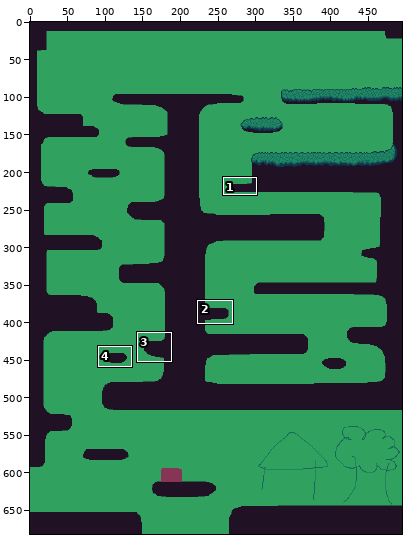
Two versions of one pixel-art file, lucyd dreams assets/jogo/Caverna/conexao2/conexao2_caverna.aseprite. Above: a wide view before the commit, with the close-up outlined.
Close-up. First the earlier version:
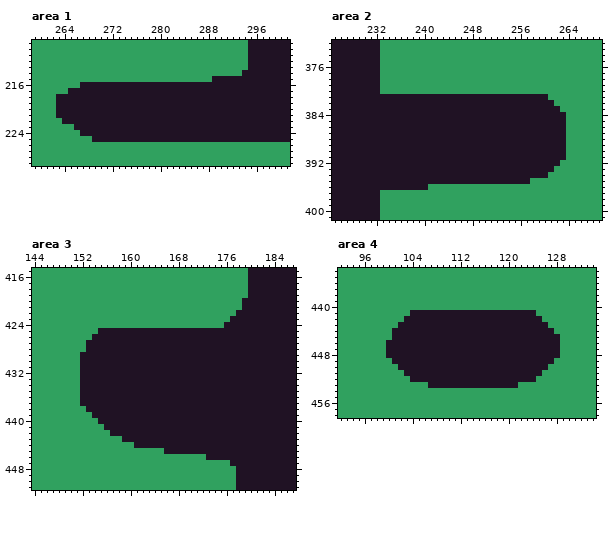
495x682 pixels, 1 frame. Shown: area 1: x 259..301, y 209..229; area 2: x 225..269, y 372..401; area 3: x 144..187, y 415..451; area 4: x 92..134, y 434..458. The commit also changed other parts of the picture, which this record leaves out.
Once edited:
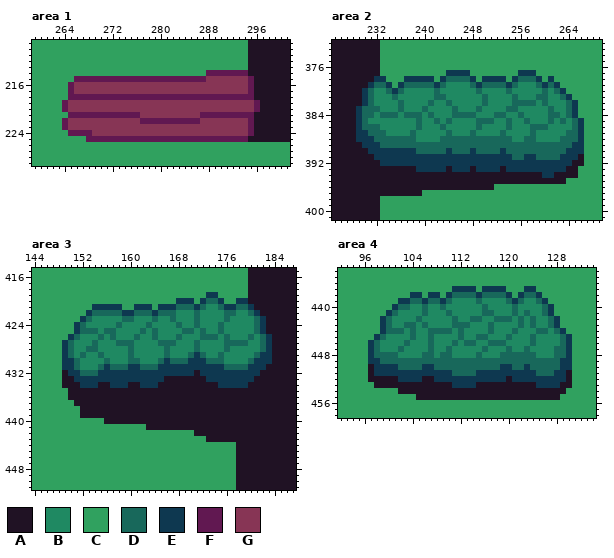
Palette (. is transparent): A #201224  B #1f8962  C #30a15f  D #18685b  E #0e3850  F #611851  G #873555
From old to new:
layer "Plataformas" added
layer "personagem" removed
Changed rows in their new state; - is an unchanged pixel.
Area 1:
first column x 263:
214 -------------------------FFFFFFF--
215 ---FFFFFFFFFFFFFFFFFFFFFFGGGGGGGF-
216 --FGGGGGGGGGGGGGGGGGGGGGGGGGGGGGF-
217 --FGGGGGGGGGGGGGGGGGGGGGGGGGGGGGF-
218 CCFFFFFFFFFFFFFFFFFFFFFFFFFFFFFFF-
219 CFGGGGGGGGGGGGGGGGGGGGGGGGGGGGGGGF
220 CFGGGGGGGGGGGGGGGGGGGGGGGGGGGGGGGF
221 CCFFFFFFFFFFFFGGGGGGGGGGFFFFFFFFF-
222 -FGGGGGGGGGGGGFFFFFFFFFFGGGGGGGGF-
223 -FGGGGGGGGGGGGGGGGGGGGGGGGGGGGGGF-
224 --FFFFGGGGGGGGGGGGGGGGGGGGGGGGGGF-
225 -----FFFFFFFFFFFFFFFFFFFFFFFFFFF--
Area 2, layer "Plataformas":
first column x 229:
377 ---------------EEEE--------EEE--------
378 ---EE---EEEEE-EDDDDE-EEEE-EDDDE-E-----
379 --EDDE-EDDDDDEDBBBBDEDDDDEDBBBDEDE----
380 -EDBBDEDBBBBBDBBBBBBDBBBBDBBBBBDBDE---
381 -EDBBBDBBBBBBDDBBBBBBDBBBBDBBBDDBBDE--
382 -EDBBBBDBBBBDBBDBBBBBDBBBBDDDDBDBBBDE-
383 EDDDBBBDBBBDBBBBDBBBDBBBBDDBBBBBDBBDE-
384 EDDBDDDBDDDBDBBBDDDDBBBDDBBDBBBBDDBDE-
385 EDBBBBBBBBDBBDBDBBBBDDDBBDBBDBBBDBDBDE
386 EDDDBBBBBBDBBBDBBBBBDBBBBDBBBDDDBBBBDE
387 EEDDDBBBBDBBBBBDBBBDBBBBDBBBBDBBBBBDDE
388 EEEDDDDDDDBBBBDDDDDDDDDDDDBBDDBBBBDDDE
389 -EEEDDDDDDDDDDDDDDDDDDDDDDDDDDDDDDDDEE
390 --EEEEEEEEDDDDDEDDDEDDDDEDDDDDDDDDDEEE
391 ---EEEEEEEEEEEEEEEEEEEEEEEDDEEDDDDEEEA
392 ----EEEEEEEEEEEEEEEEEEEEEEEEEEEEEEEEAA
393 ----------EEEEE-EEE-EEEE-EEEEEEEEEEAA-
394 -------------------------------EEAAAA-
395 -----------------------------AAAAAA---
396 ------------AAAAAAAAAAA---------------
397 ----AAAAAAA---------------------------
Area 3:
first column x 149:
419 ------------------------EE---------
420 -------------------EEE-EDDE--EE----
421 -----EEEEE--EEE-EEEDDDEDBBDEEDDE---
422 ----EDDDDDEEDDDEDDDBBBDBBBBDDBBDE--
423 ---EDBBBBBDDBBBDBBDBBBDBBBBDBBBBDE-
424 --EDBBBBBDBBBBDBBBBDBBDBBBDBBBBBDE-
425 --EDDDBDDBBBBDBDBBBBDDBDBBDBBBBBDE-
426 -EDBBBDBDBBBDBBDBBBDBBBDDDBDBBBDBDE
427 EDBBBDBBBDDDBBBBDDDBBBDBBBBDDDDBBDE
428 EDBBDDBBBBBDBBBBBDBBBBDBBBBDBBBBBDE
429 EDBDBBDBBBBDBBBBBDBBBDEDBBDBBBBBDEE
430 EEDBBBBDBBBDDBBBDEDDDEEEDDDBBBBDEEE
431 EEDBBBDEDDDEEDDDEEEEEEEEEEEDDDDEEE-
432 AEEDDDEEEEEEEEEEEEEEEE-EEEEEEEEEE--
433 AAEEEEEEEEEEEEEEE-------EEEEEEEE---
434 AAAEEE--EEE--EEE----------EEEEE----
435 -AA--------------------------------
436 -AA--------------------------------
437 --A--------------------------------
438 ---A-------------------------------
439 ---AA------------------------------
440 ------C----------------------------
441 -------CCCCCCC---------------------
442 --------CCCCCCCCCCCCCC-------------
443 ----------CCCCCCCCCCCCCC-----------
444 ------------CCCCCCCCCCCCCCCCC------
445 -----------------CCCCCCCCCCCC------
446 ------------------------CCCCC------
447 ----------------------------C------
Area 4, layer "Plataformas":
first column x 97:
437 --------------EEEE-EEEE---EE------
438 -------EE-EE-EDDDDEDDDDE-EDDE-----
439 -----EEDDEDDEDBBBBDBBBBDEDBBDE----
440 ----EDDBBDBBDBBBBBBDBBBBDBBBBDE---
441 ---EDBBBBDBBBDBBBBBDDBBBDBDBBDE---
442 --EDBBBBDBBBBBDBBDDBBDDDBDBDBBDE--
443 --EDBBDDBDBBBBDDDBBBDBBBBDBDBBDE--
444 --EDDDBDBBDDDDBDBBBBDBBBDBBBDDBDE-
445 -EDBBBBDBBDBBBBDBBDDBBBDBBBDBBBBDE
446 EDBBBBDBBBDBBBDBDDBBDDDBBBBDBBBBDE
447 EDBBBDBBBBDBBDBBBBBDBBBDBBDBBBBDDE
448 EDDDDBBBBDDBDDBBBBDBBBDDDDDDBBBDDE
449 EEDDDDDDDDDDDDDDDDDDDDDDDDDDDDDDEE
450 AEEEEDDDDEEDDDDDDDDDDDEEDDEDDDDDEE
451 AEEEEEEEEEEEEEDDDDEEEEEEEEEEDDDEEA
452 AAAAAEEEE--EEEEEEEEEEEE-EEEEEEEEEA
453 -AAAAAAAAA----EEEE-------AAAEEEEAA
454 -----AAAAAAAAAAAAAAAAAAAAAAAAAAAA-
455 --------AAAAAAAAAAAAAAAAAAAAAAAA--
Changed places in both close-ups, as pixel boxes (x1, y1, x2, y2):
changed: (56, 70, 260, 142)
changed: (356, 70, 584, 196)
changed: (62, 292, 272, 466)
changed: (368, 286, 572, 400)
